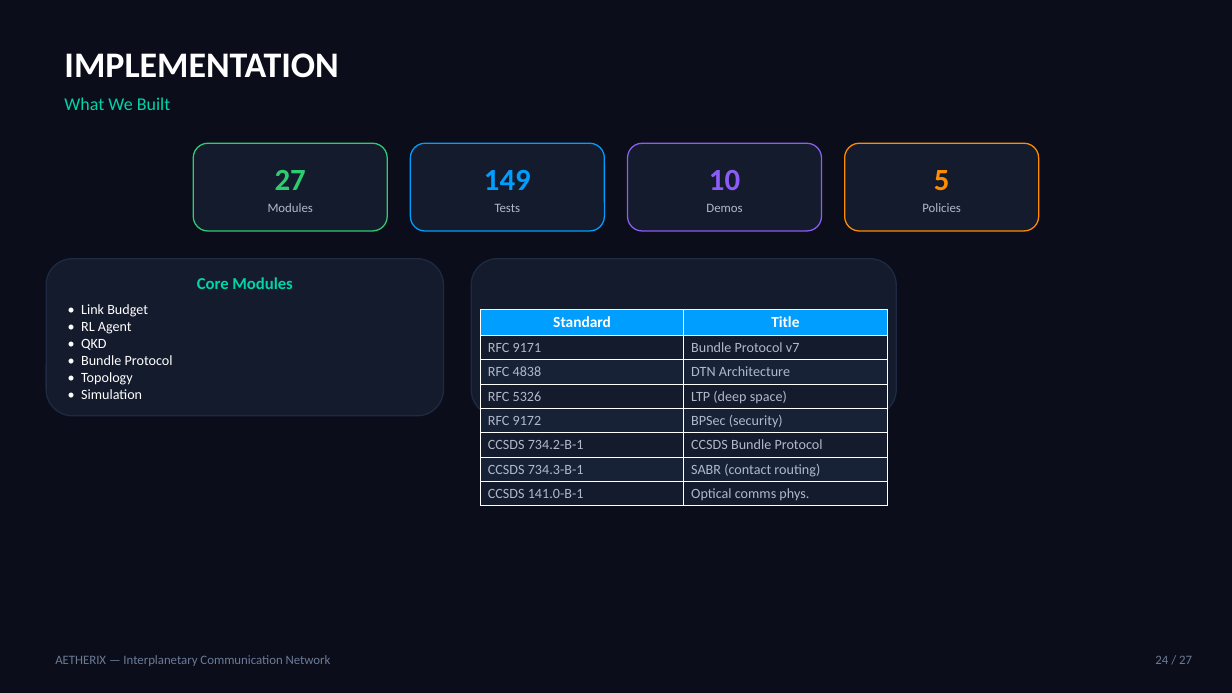
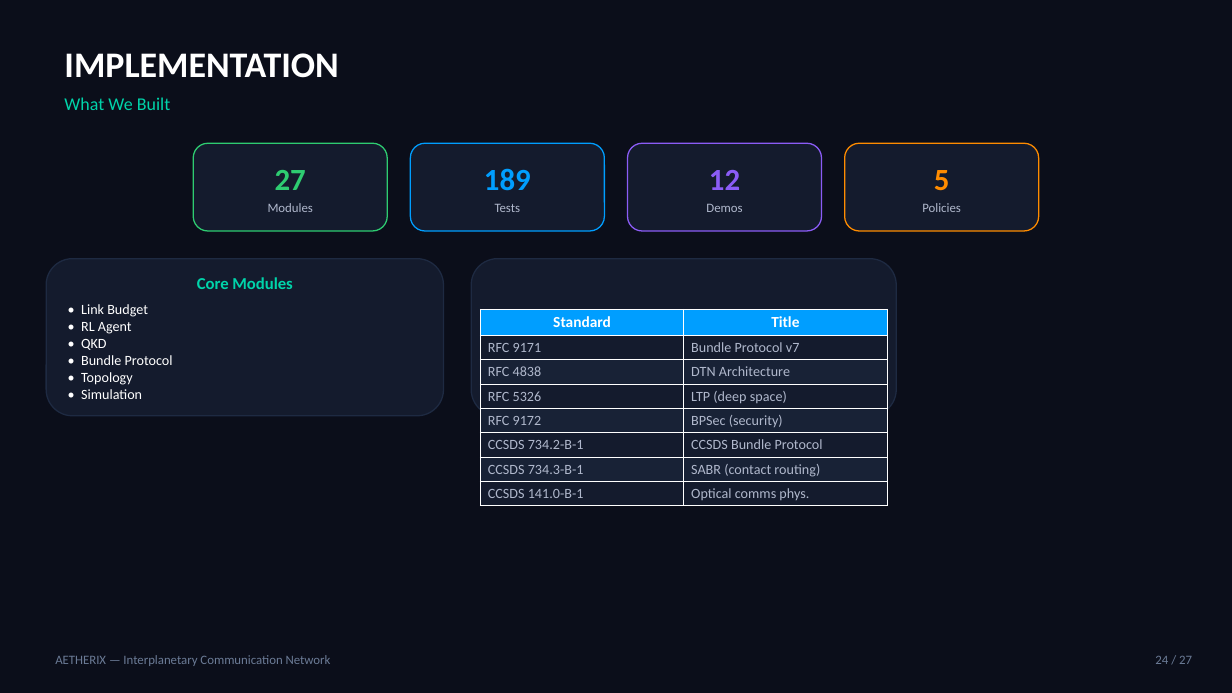
Before and after one commit to matx104/AETHERIX, a slide deck: slide 24 of presentation/output/AETHERIX_Presentation.pptx. Drawn at 1232x693 pixels with LibreOffice and Linux fonts; fonts in the diff are those of the drawing. Boxes give left, top, right and bottom in pixels: in the first picture for what was removed or moved away, otherwise in the second. Text is boxed around its words. In the diff, an @@ line names an element or a change of style, - is before the commit and + after.

```diff
--- a/presentation/output/AETHERIX_Presentation.pptx
+++ b/presentation/output/AETHERIX_Presentation.pptx
@@ text in rounded rectangle at [484,168,531,191]: text changed @@
-149
+189
@@ text in rounded rectangle at [709,170,740,190]: text changed @@
-10
+12
```
Also in this commit, not shown: 1 other slide changed, 40 other files.
